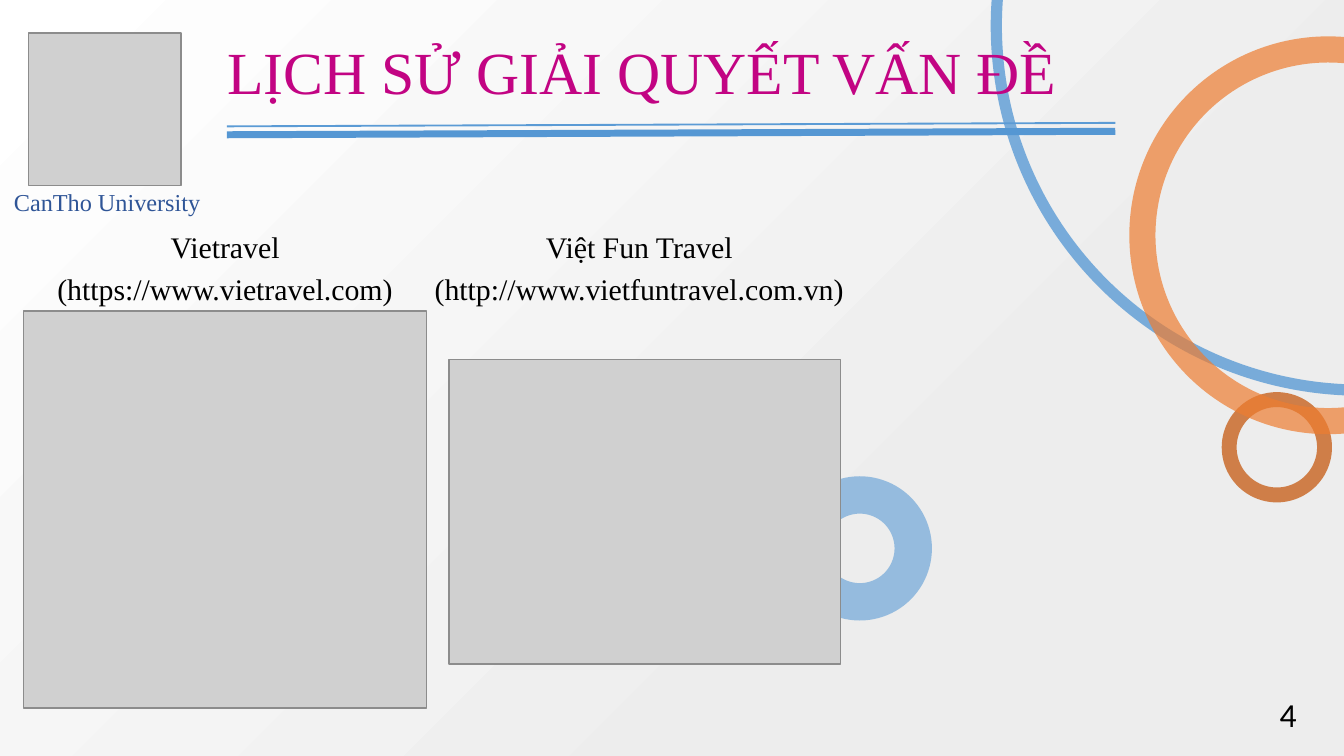
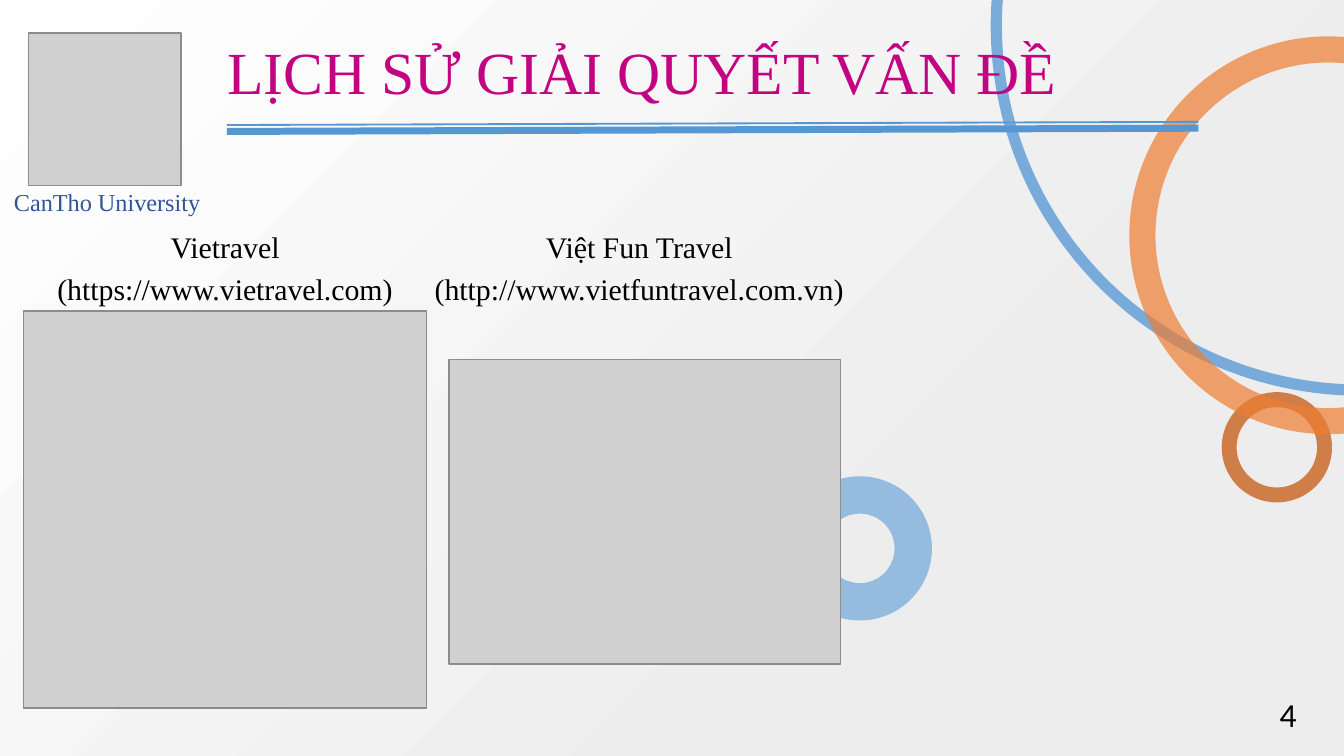
Before and after one commit to lethanhtan/TMA_CTU_Thesis, a slide deck: slide 5 of doc/TMA_CTU_Thesis_Presentation_Ver2.pptx. Drawn at 1344x756 pixels with LibreOffice and Linux fonts; fonts in the diff are those of the drawing; grey boxes stand for pictures. Boxes give left, top, right and bottom in pixels: in the first picture for what was removed or moved away, otherwise in the second. Text is boxed around its words. In the diff, an @@ line names an element or a change of style, - is before the commit and + after.

```diff
--- a/doc/TMA_CTU_Thesis_Presentation_Ver2.pptx
+++ b/doc/TMA_CTU_Thesis_Presentation_Ver2.pptx
@@ line moved from (227, 134) - (1116, 132) to (227, 132) - (1199, 128) @@
@@ line moved from (227, 126) - (1116, 122) to (227, 125) - (1199, 122) @@
@@ line (227, 125) - (1199, 122): stroke #5B9BD5 1 pt to #5698D3 1 pt @@
```
Also in this commit, not shown: 31 other slides changed, 14 slides added, 2 slides removed.
